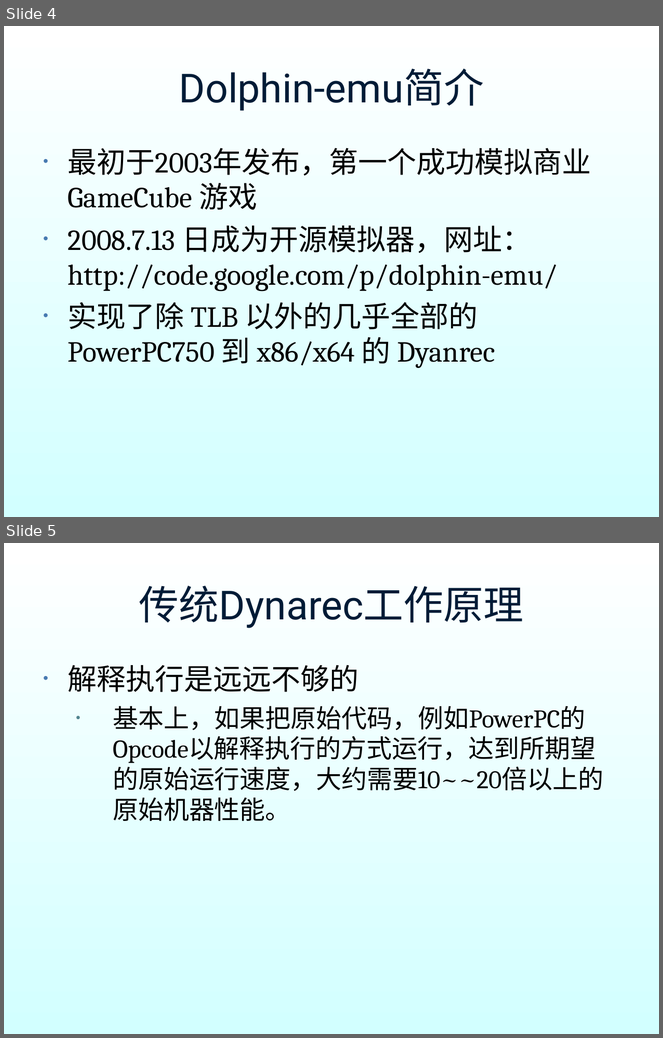
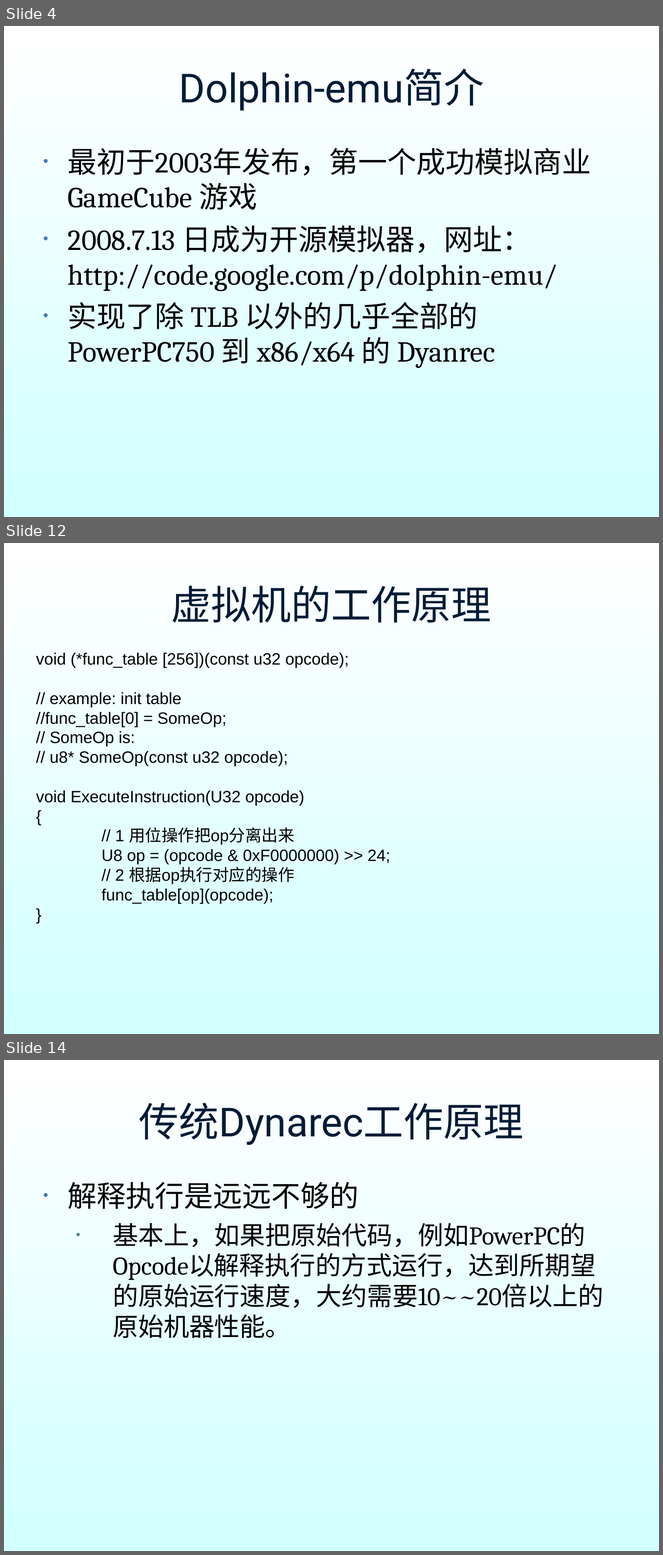
Before and after one commit to hyperiris/openhyper, a slide deck: dynarec_ppt/dynarec.ppt. Shown one above the other, each under a label of ours: slides 4 and 5 before the commit, slides 4, 12 and 14 after it; the slides between them are not shown. The pictures are 663x1038 and 663x1555 pixels, drawn with LibreOffice and Linux fonts; fonts in the diff are those of the drawing; background and template pictures are left out. Boxes give left, top, right and bottom in pixels: in the first picture for what was removed or moved away, otherwise in the second. Text is boxed around its words. In the diff, an @@ line names an element or a change of style, - is before the commit and + after.

```diff
--- a/dynarec_ppt/dynarec.ppt
+++ b/dynarec_ppt/dynarec.ppt
@@ slide 12 added at [4, 543, 659, 1034], background gradient #FFFFFF to #D2FFFF @@
@@ title added at [171, 586, 492, 623], 44 pt, text #001B36 @@
+虚拟机的工作原理
@@ text added at [36, 653, 390, 904], 18 pt, text #000000 @@
+void (*func_table [256])(const u32 opcode);
+// example: init table
+//func_table[0] = SomeOp;
+// SomeOp is:
+// u8* SomeOp(const u32 opcode);
+void ExecuteInstruction(U32 opcode)
+{
+// 1 用位操作把op分离出来
+U8 op = (opcode & 0xF0000000) >> 24;
+// 2 根据op执行对应的操作
+func_table[op](opcode);
+}
@@ what was slide 5 is now slide 14 @@
```
Also in this commit, not shown: 1 slide changed, 8 other slides added.
